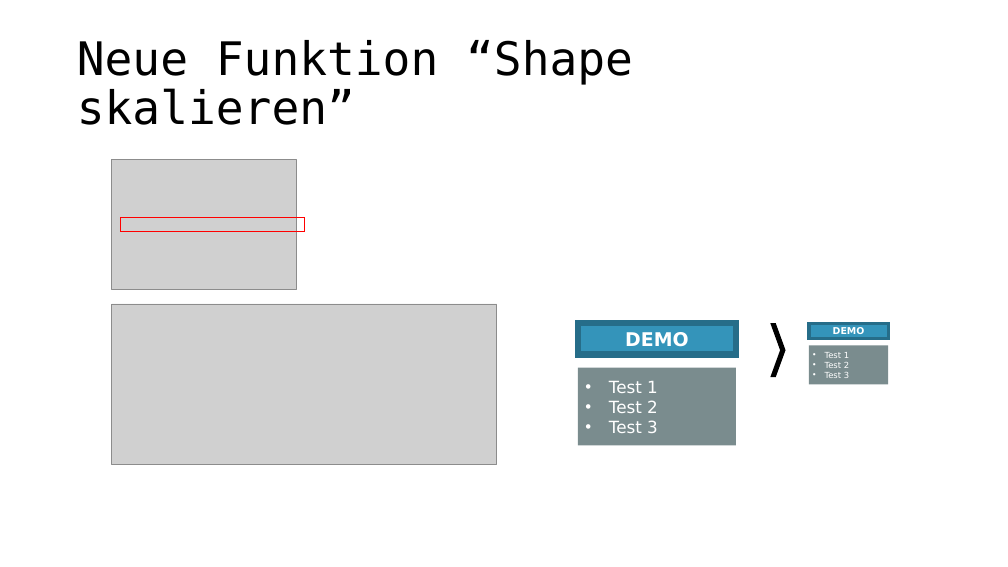
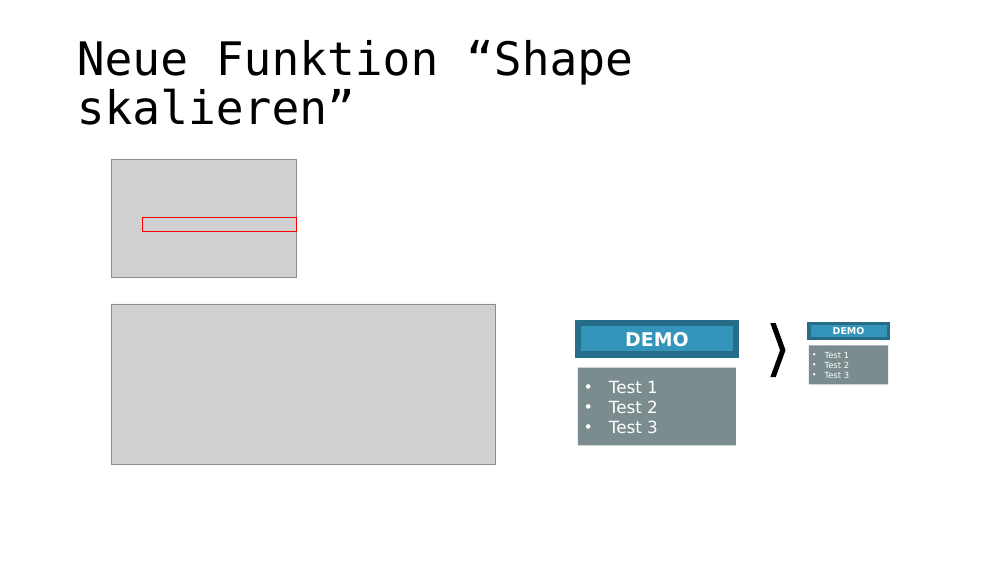
Before and after one commit to pyro-team/bkt-toolbox, a slide deck: slide 3 of documentation/Changelog.pptx (slide 2 before the commit). Drawn at 1008x567 pixels with LibreOffice and Linux fonts; fonts in the diff are those of the drawing; grey boxes stand for pictures. Boxes give left, top, right and bottom in pixels: in the first picture for what was removed or moved away, otherwise in the second. Text is boxed around its words. In the diff, an @@ line names an element or a change of style, - is before the commit and + after.

Commit message:
updated screenshot

```diff
--- a/documentation/Changelog.pptx
+++ b/documentation/Changelog.pptx
@@ picture: place and size @@
-picture at box(112, 160, 296, 290)
+picture at box(112, 160, 296, 278)
@@ rectangle: place and size @@
-rectangle at box(121, 217, 305, 231)
+rectangle at box(142, 217, 297, 231)
```
Also in this commit, not shown: 6 other slides changed, 1 slide added.
